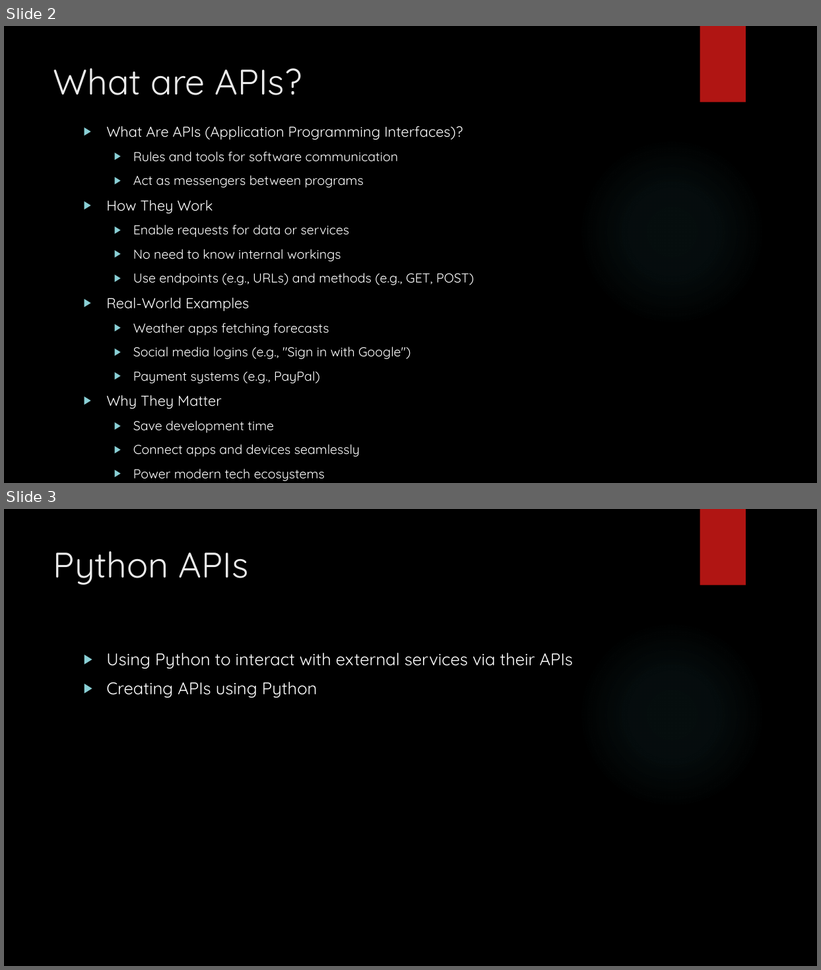
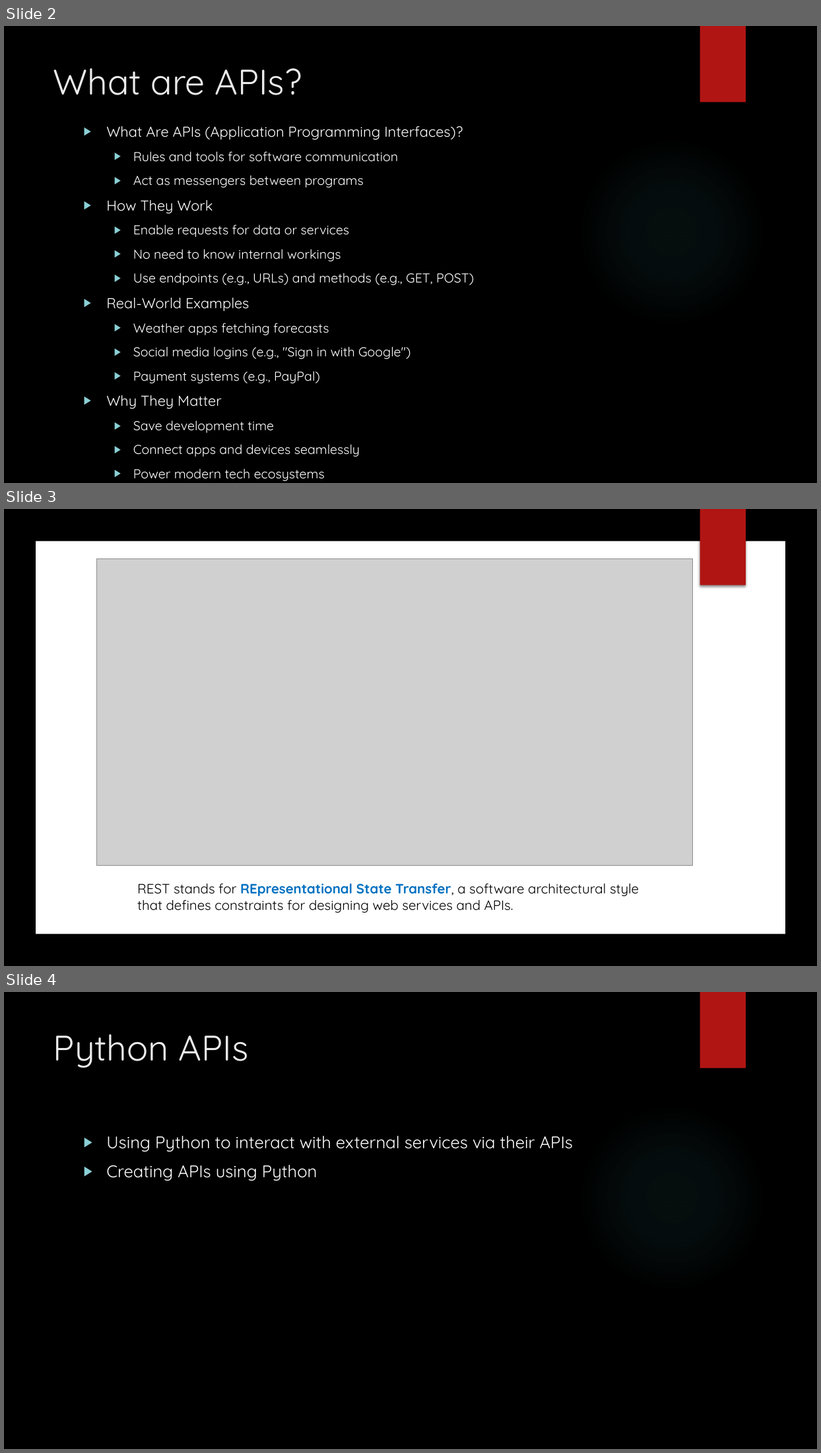
Before and after one commit to mkwak718/PYTHON_APIS, a slide deck: Python APIs.pptx. Shown one above the other, each under a label of ours: slides 2 and 3 before the commit, slides 2, 3 and 4 after it. The pictures are 821x970 and 821x1453 pixels, drawn with LibreOffice and Linux fonts; fonts in the diff are those of the drawing; grey boxes stand for pictures; background and template pictures are left out. Boxes give left, top, right and bottom in pixels: in the first picture for what was removed or moved away, otherwise in the second. Text is boxed around its words. In the diff, an @@ line names an element or a change of style, - is before the commit and + after.

Commit message:
Update ppt

```diff
--- a/Python APIs.pptx
+++ b/Python APIs.pptx
@@ slide 3 added at (4, 509, 817, 966), background picture (left out) @@
@@ rectangle added at (700, 509, 746, 586), fill #B01513 @@
@@ rectangle added at (36, 541, 785, 935), fill #FFFFFF @@
@@ picture added at (96, 559, 693, 865) @@
@@ text added at (137, 884, 639, 913), 16 pt, text #000000 @@
+REST stands for REpresentational State Transfer, a software architectural style that defines constraints for designing web services and APIs.
@@ what was slide 3 is now slide 4 @@
```
